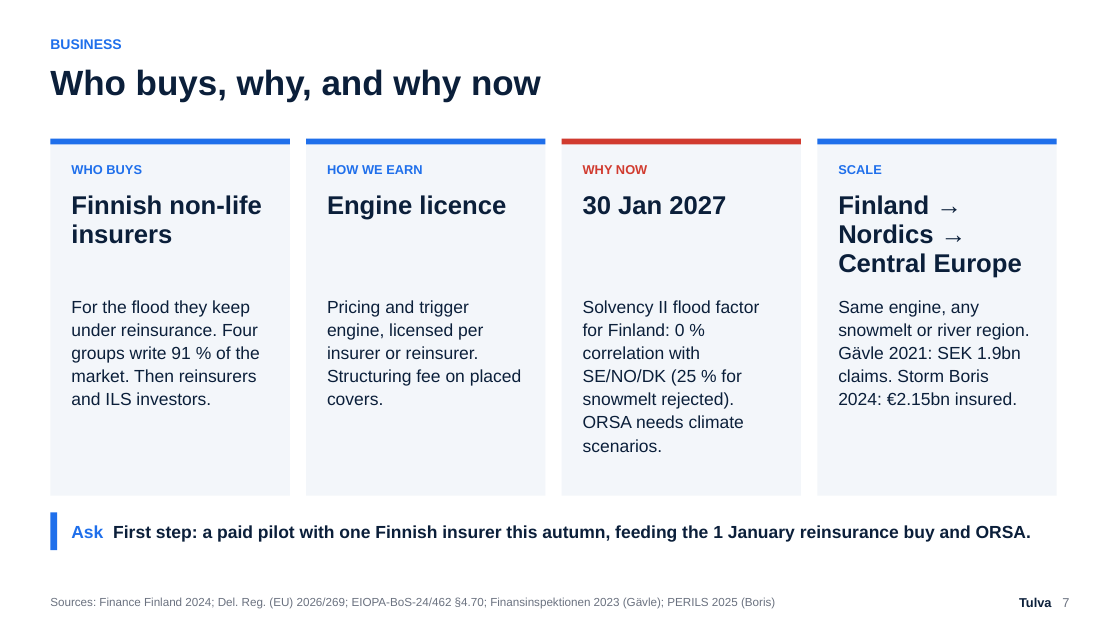
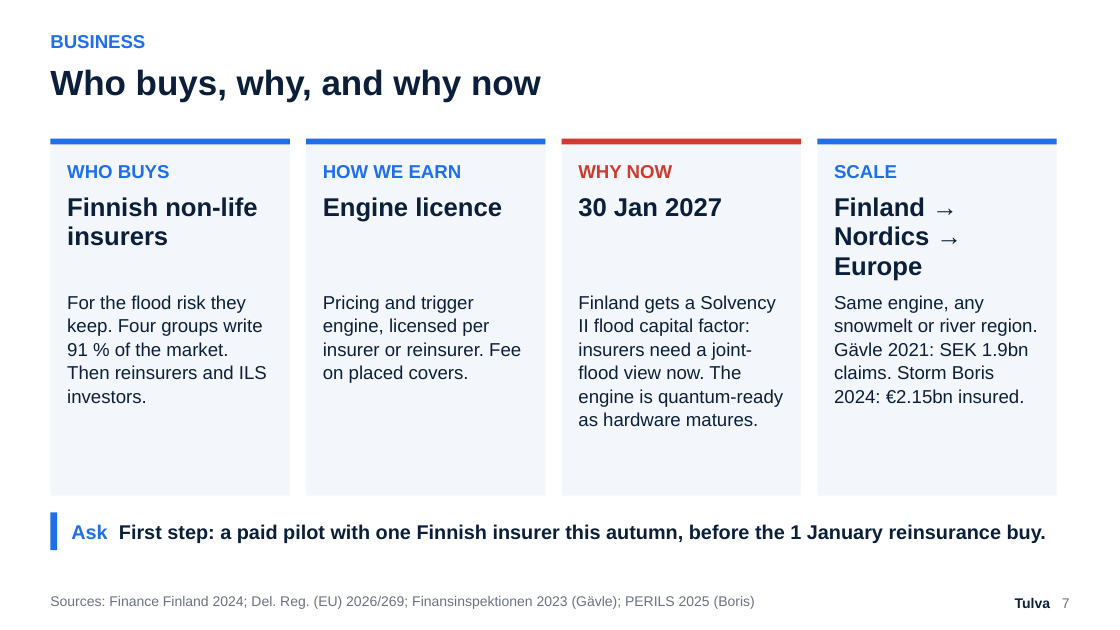
Before and after one commit to Zawaer/tulva, a slide deck: slide 7 of deck/Tulva_QxF2026.pptx. Drawn at 1120x630 pixels with LibreOffice and Linux fonts; fonts in the diff are those of the drawing. Boxes give left, top, right and bottom in pixels: in the first picture for what was removed or moved away, otherwise in the second. Text is boxed around its words. In the diff, an @@ line names an element or a change of style, - is before the commit and + after.

```diff
--- a/deck/Tulva_QxF2026.pptx
+++ b/deck/Tulva_QxF2026.pptx
@@ text "BUSINESS" at bbox=[50, 35, 145, 48]: size 12 to 16 pt @@
@@ size 11 to 16 pt in 4 elements at bbox=[67, 165, 170, 178], bbox=[323, 165, 462, 178], bbox=[578, 165, 673, 178], bbox=[834, 165, 897, 178] @@
@@ text "Finnish non-life insurers": place and size @@
-text "Finnish non-life insurers" at bbox=[71, 195, 261, 244]
+text "Finnish non-life insurers" at bbox=[67, 197, 257, 246]
@@ text "Engine licence": place and size @@
-text "Engine licence" at bbox=[327, 195, 506, 220]
+text "Engine licence" at bbox=[323, 197, 502, 222]
@@ text "30 Jan 2027": place and size @@
-text "30 Jan 2027" at bbox=[583, 196, 726, 215]
+text "30 Jan 2027" at bbox=[578, 198, 722, 217]
@@ text at bbox=[834, 197, 929, 281]: text changed @@
-Finland → Nordics → Central Europe
+Finland → Nordics → Europe
@@ text at bbox=[67, 295, 267, 403]: text changed; size 15 to 16 pt @@
-For the flood they keep under reinsurance. Four groups write 91 % of the market. Then reinsurers and ILS investors.
+For the flood risk they keep. Four groups write 91 % of the market. Then reinsurers and ILS investors.
@@ text at bbox=[323, 295, 521, 383]: text changed; size 15 to 16 pt @@
-Pricing and trigger engine, licensed per insurer or reinsurer. Structuring fee on placed covers.
+Pricing and trigger engine, licensed per insurer or reinsurer. Fee on placed covers.
@@ text at bbox=[578, 295, 783, 426]: text changed; size 15 to 16 pt @@
-Solvency II flood factor for Finland: 0 % correlation with SE/NO/DK (25 % for snowmelt rejected). ORSA needs climate scenarios.
+Finland gets a Solvency II flood capital factor: insurers need a joint-flood view now. The engine is quantum-ready as hardware matures.
@@ text "Same engine, any snowmelt or ..." at bbox=[834, 295, 1038, 403]: size 15 to 16 pt; line spacing 1.1 to 1.05 @@
@@ text at bbox=[71, 524, 1046, 543]: text changed; size 15 to 17 pt @@
-Ask First step: a paid pilot with one Finnish insurer this autumn, feeding the 1 January reinsurance buy and ORSA.
+Ask First step: a paid pilot with one Finnish insurer this autumn, before the 1 January reinsurance buy.
@@ text at bbox=[50, 596, 755, 609]: text changed; size 10 to 12 pt @@
-Sources: Finance Finland 2024; Del. Reg. (EU) 2026/269; EIOPA-BoS-24/462 §4.70; Finansinspektionen 2023 (Gävle); PERILS 2025 (Boris)
+Sources: Finance Finland 2024; Del. Reg. (EU) 2026/269; Finansinspektionen 2023 (Gävle); PERILS 2025 (Boris)
@@ text "Tulva 7" at bbox=[1015, 598, 1070, 608]: size 11 to 12 pt @@
```
Also in this commit, not shown: 7 other slides changed, 16 other files.
